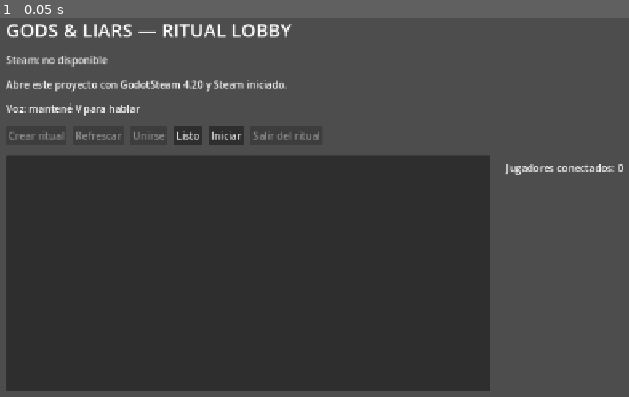
Above: before the commit, frame 1.
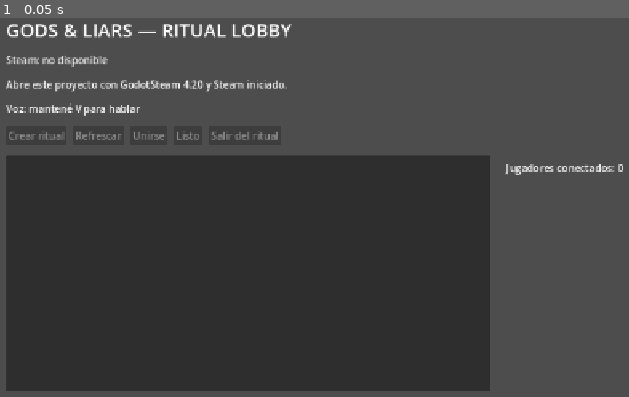
Above: after the commit, the same moment.

Repository: morfranja-coder/Gods-And-Liars
Game: Godot game, scene res://scenes/boot/boot.tscn
Two runs of this game, one before a commit and one after it. Both use one fixed random seed, a clock stepped at 60 frames per second and the inputs below.
Inputs:
- Up to frame 1 (0.05 s): no input

The runs differ from the first frame. In frame 1, 0.2% of the frame differs, in the area x 28-51%, y 29-33%.

Commit message:
feat: wire ready start and voice status in lobby

Diff:
--- a/scenes/lobby/lobby.gd
+++ b/scenes/lobby/lobby.gd
@@ -2,11 +2,14 @@
 
 @onready var status_label: Label = %StatusLabel
 @onready var identity_label: Label = %IdentityLabel
+@onready var voice_label: Label = %VoiceLabel
 @onready var lobby_list: ItemList = %LobbyList
 @onready var players_label: Label = %PlayersLabel
 @onready var create_button: Button = %CreateButton
 @onready var refresh_button: Button = %RefreshButton
 @onready var join_button: Button = %JoinButton
+@onready var ready_button: Button = %ReadyButton
+@onready var start_button: Button = %StartButton
 @onready var leave_button: Button = %LeaveButton
 
 var _lobby_ids: Array[int] = []
@@ -15,6 +18,8 @@
 	create_button.pressed.connect(_on_create_pressed)
 	refresh_button.pressed.connect(_on_refresh_pressed)
 	join_button.pressed.connect(_on_join_pressed)
+	ready_button.pressed.connect(_on_ready_pressed)
+	start_button.pressed.connect(_on_start_pressed)
 	leave_button.pressed.connect(_on_leave_pressed)
 	lobby_list.item_selected.connect(_on_lobby_selected)
 	lobby_list.item_activated.connect(_on_lobby_activated)
@@ -24,8 +29,11 @@
 	NetworkManager.peer_joined.connect(_on_peer_changed)
 	NetworkManager.peer_updated.connect(_on_peer_changed)
 	NetworkManager.peer_left.connect(_on_peer_changed)
+	NetworkManager.lobby_start_requested.connect(_on_lobby_start_requested)
 	Steamworks.steam_ready.connect(_refresh_identity)
 	Steamworks.steam_unavailable.connect(_on_steam_unavailable)
+	VoiceChat.local_talking_changed.connect(_on_local_talking_changed)
+	VoiceChat.remote_talking.connect(_on_remote_talking)
 	_refresh_identity()
 	_refresh_players()
 	_update_buttons()
@@ -51,7 +59,9 @@
 		var name := str(data.get("display_name", ""))
 		if name.is_empty():
 			name = "Peer %s" % peer_id
-		lines.append("• %s  [peer %s]" % [name, peer_id])
+		var ready_text := "LISTO" if bool(data.get("ready", false)) else "NO LISTO"
+		var host_text := " HOST" if int(peer_id) == 1 else ""
+		lines.append("• %s  [peer %s%s] — %s" % [name, peer_id, host_text, ready_text])
 	players_label.text = "\n".join(lines)
 
 func _update_buttons() -> void:
@@ -60,6 +70,10 @@
 	create_button.disabled = not steam_ok or in_lobby
 	refresh_button.disabled = not steam_ok or in_lobby
 	join_button.disabled = not steam_ok or in_lobby or lobby_list.get_selected_items().is_empty()
+	ready_button.disabled = not in_lobby or multiplayer.multiplayer_peer == null
+	ready_button.text = "No listo" if NetworkManager.local_peer_ready() else "Listo"
+	start_button.visible = NetworkManager.is_host
+	start_button.disabled = not NetworkManager.can_host_start()
 	leave_button.disabled = not in_lobby
 
 func _on_create_pressed() -> void:
@@ -75,6 +89,12 @@
 	if selected.is_empty():
 		return
 	_join_index(selected[0])
+
+func _on_ready_pressed() -> void:
+	NetworkManager.request_local_ready(not NetworkManager.local_peer_ready())
+
+func _on_start_pressed() -> void:
+	NetworkManager.request_host_start()
 
 func _on_lobby_selected(_index: int) -> void:
 	_update_buttons()
@@ -111,12 +131,26 @@
 		&"hosting": status_label.text = "Ritual creado. Lobby ID: %s" % NetworkManager.lobby_id
 		&"in_lobby": status_label.text = "Steam lobby unido. Conectando peer..."
 		&"connected": status_label.text = "Peer conectado. Sincronizando identidad..."
+		&"starting": status_label.text = "Todos listos. El host inició el ritual."
 		&"steam_ready": status_label.text = "Steam listo."
 	_refresh_players()
 	_update_buttons()
 
 func _on_peer_changed(_peer_id: int) -> void:
 	_refresh_players()
+	_update_buttons()
+
+func _on_lobby_start_requested() -> void:
+	status_label.text = "FASE 2 OK: inicio sincronizado por el host."
+	_update_buttons()
+
+func _on_local_talking_changed(is_talking: bool) -> void:
+	voice_label.text = "Voz: TRANSMITIENDO..." if is_talking else "Voz: mantené V para hablar"
+
+func _on_remote_talking(peer_id: int) -> void:
+	var data: Dictionary = NetworkManager.peers.get(peer_id, {})
+	var name := str(data.get("display_name", "Peer %s" % peer_id))
+	voice_label.text = "Voz: escuchando a %s" % name
 
 func _on_lobby_error(message: String) -> void:
 	status_label.text = "ERROR: %s" % message
